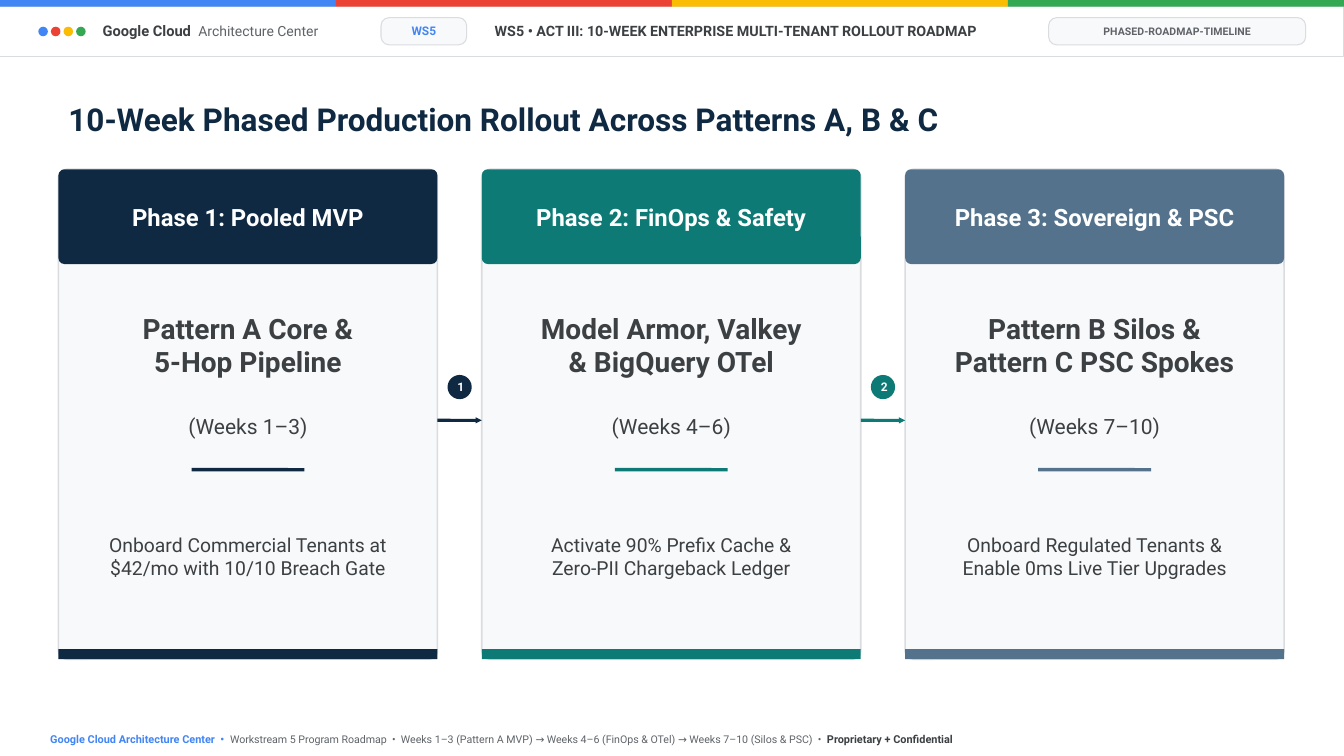
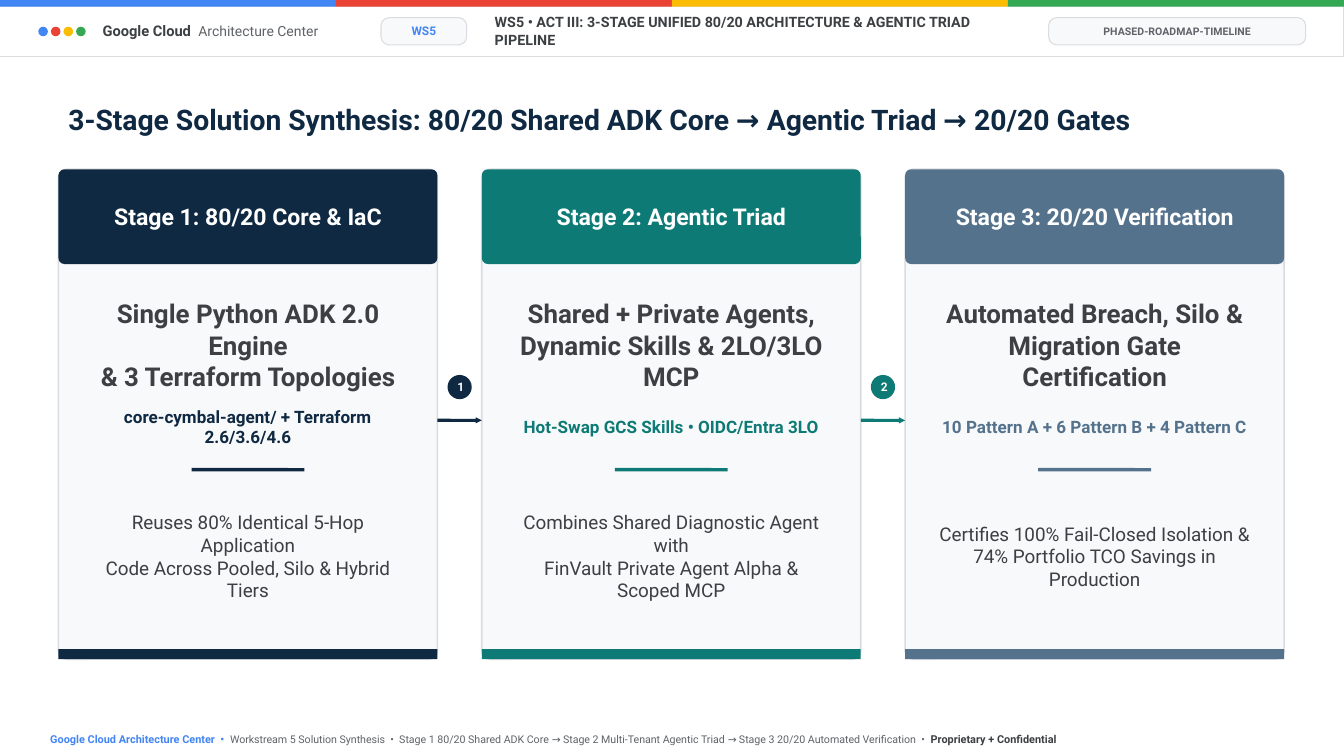
Before and after one commit to nitinaggarwal-12/blogs, a slide deck: slide 12 of slides/doc-mt-05-editable-slides.pptx. Drawn at 1344x756 pixels with LibreOffice and Linux fonts; fonts in the diff are those of the drawing. Boxes give left, top, right and bottom in pixels: in the first picture for what was removed or moved away, otherwise in the second. Text is boxed around its words. In the diff, an @@ line names an element or a change of style, - is before the commit and + after.

```diff
--- a/slides/doc-mt-05-editable-slides.pptx
+++ b/slides/doc-mt-05-editable-slides.pptx
@@ text at box(495, 16, 970, 45): text changed @@
-WS5 • ACT III: 10-WEEK ENTERPRISE MULTI-TENANT ROLLOUT ROADMAP
+WS5 • ACT III: 3-STAGE UNIFIED 80/20 ARCHITECTURE & AGENTIC TRIAD PIPELINE
@@ text at box(68, 108, 1131, 136): text changed; size 22.5 to 20.2 pt @@
-10-Week Phased Production Rollout Across Patterns A, B & C
+3-Stage Solution Synthesis: 80/20 Shared ADK Core → Agentic Triad → 20/20 Gates
@@ text at box(114, 208, 382, 230): text changed; size 17 to 16.5 pt @@
-Phase 1: Pooled MVP
+Stage 1: 80/20 Core & IaC
@@ text at box(557, 207, 786, 230): text changed; size 17 to 16.5 pt @@
-Phase 2: FinOps & Safety
+Stage 2: Agentic Triad
@@ text at box(956, 207, 1234, 230): text changed; size 17 to 16.5 pt @@
-Phase 3: Sovereign & PSC
+Stage 3: 20/20 Verification
@@ text at box(117, 303, 396, 392): text changed; size 20 to 18.5 pt @@
-Pattern A Core &
-5-Hop Pipeline
+Single Python ADK 2.0 Engine
+& 3 Terraform Topologies
@@ text at box(520, 303, 823, 387): text changed; size 20 to 18.5 pt @@
-Model Armor, Valkey
-& BigQuery OTel
+Shared + Private Agents,
+Dynamic Skills & 2LO/3LO MCP
@@ text at box(946, 303, 1219, 387): text changed; size 20 to 18.5 pt @@
-Pattern B Silos &
-Pattern C PSC Spokes
+Automated Breach, Silo &
+Migration Gate Certification
@@ text at box(124, 410, 371, 444): text changed; size 15 to 12.2 pt; text colour #3C4043 to #0F2942; bold on @@
-(Weeks 1–3)
+core-cymbal-agent/ + Terraform 2.6/3.6/4.6
@@ text at box(524, 420, 818, 437): text changed; size 15 to 12.2 pt; text colour #3C4043 to #0D7A75; bold on @@
-(Weeks 4–6)
+Hot-Swap GCS Skills • OIDC/Entra 3LO
@@ text at box(942, 420, 1246, 433): text changed; size 15 to 12.2 pt; text colour #3C4043 to #54728C; bold on @@
-(Weeks 7–10)
+10 Pattern A + 6 Pattern B + 4 Pattern C
@@ text at box(106, 515, 390, 597): text changed; size 13.8 to 13.5 pt @@
-Onboard Commercial Tenants at
-$42/mo with 10/10 Breach Gate
+Reuses 80% Identical 5-Hop Application
+Code Across Pooled, Silo & Hybrid Tiers
@@ text at box(523, 515, 819, 601): text changed; size 13.8 to 13.5 pt @@
-Activate 90% Prefix Cache &
-Zero-PII Chargeback Ledger
+Combines Shared Diagnostic Agent with
+FinVault Private Agent Alpha & Scoped MCP
@@ text at box(939, 526, 1233, 586): text changed; size 13.8 to 13.5 pt @@
-Onboard Regulated Tenants &
-Enable 0ms Live Tier Upgrades
+Certifies 100% Fail-Closed Isolation &
+74% Portfolio TCO Savings in Production
@@ text at box(50, 734, 1057, 746): text changed @@
-Google Cloud Architecture Center • Workstream 5 Program Roadmap • Weeks 1–3 (Pattern A MVP) → Weeks 4–6 (FinOps & OTel) → Weeks 7–10 (Silos & PSC) • Proprietary + Confidential
+Google Cloud Architecture Center • Workstream 5 Solution Synthesis • Stage 1 80/20 Shared ADK Core → Stage 2 Multi-Tenant Agentic Triad → Stage 3 20/20 Automated Verification • Proprietary + Confidential
```
Also in this commit, not shown: 1 other slide changed, 16 other files.
